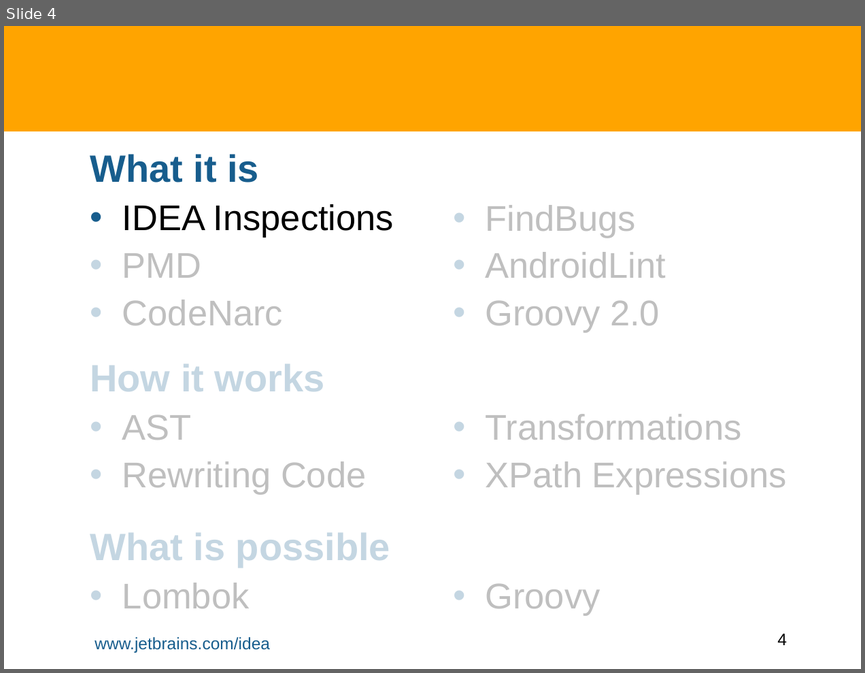
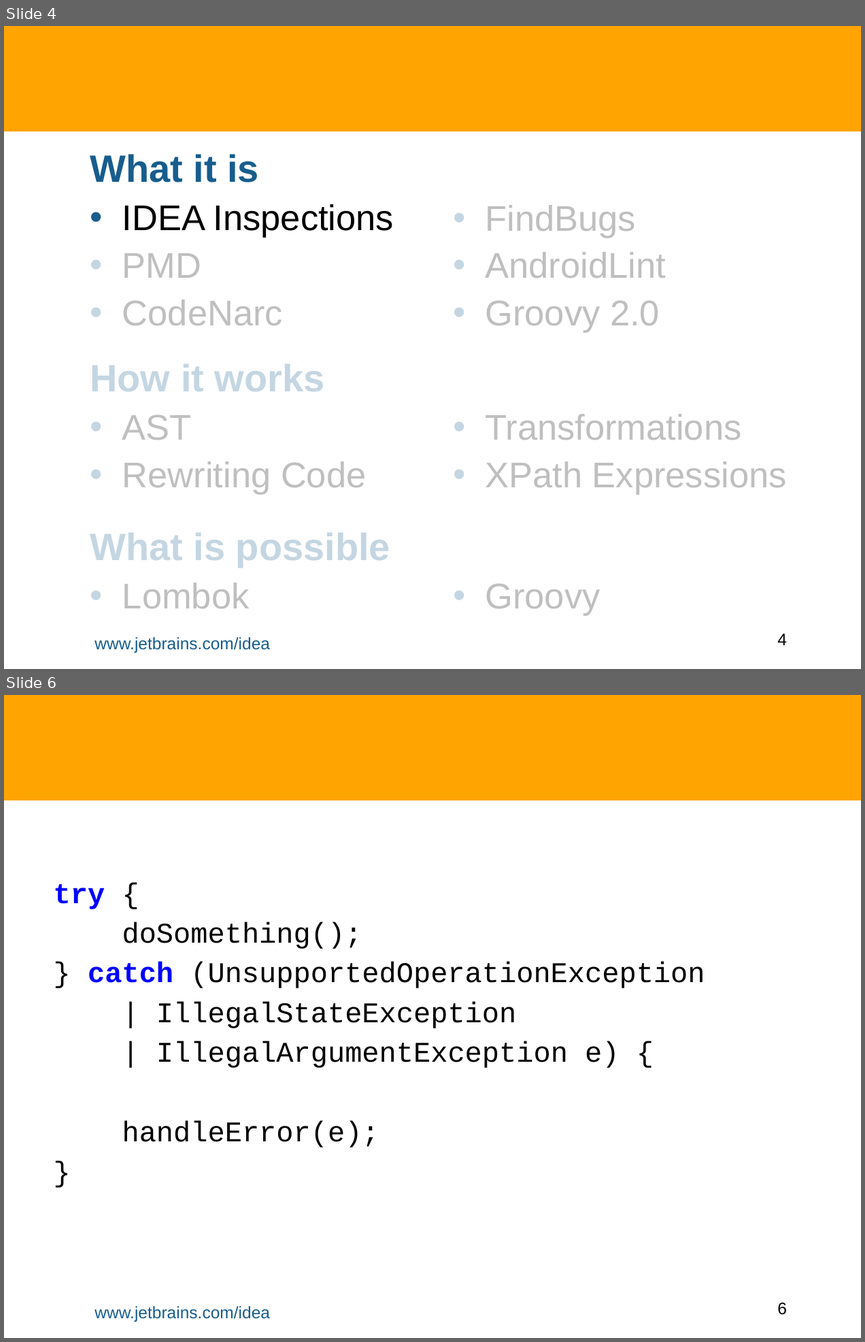
Before and after one commit to HamletDRC/presentations, a slide deck: staticanalysis/StaticAnalysisAndASTTransforms.odp. Shown one above the other, each under a label of ours: slide 4 before the commit, slides 4 and 6 after it; the slides between them are not shown. The pictures are 865x673 and 865x1342 pixels, drawn with LibreOffice and Linux fonts; fonts in the diff are those of the drawing; background and template pictures are left out. Boxes give left, top, right and bottom in pixels: in the first picture for what was removed or moved away, otherwise in the second. Text is boxed around its words. In the diff, an @@ line names an element or a change of style, - is before the commit and + after.

```diff
--- a/staticanalysis/StaticAnalysisAndASTTransforms.odp
+++ b/staticanalysis/StaticAnalysisAndASTTransforms.odp
@@ slide 6 added at [4,695,861,1338], background #FFFFFF; not listed: 3 template elements that a slide beside it also shows @@
@@ subtitle added at [54,884,704,1147], 24 pt, text #000000 @@
+try {
+doSomething();
+} catch (UnsupportedOperationException
+| IllegalStateException
+| IllegalArgumentException e) {
+handleError(e);
+}
```
Also in this commit, not shown: 6 slides changed, 16 other slides added, 2 slides removed, 8 other files.
